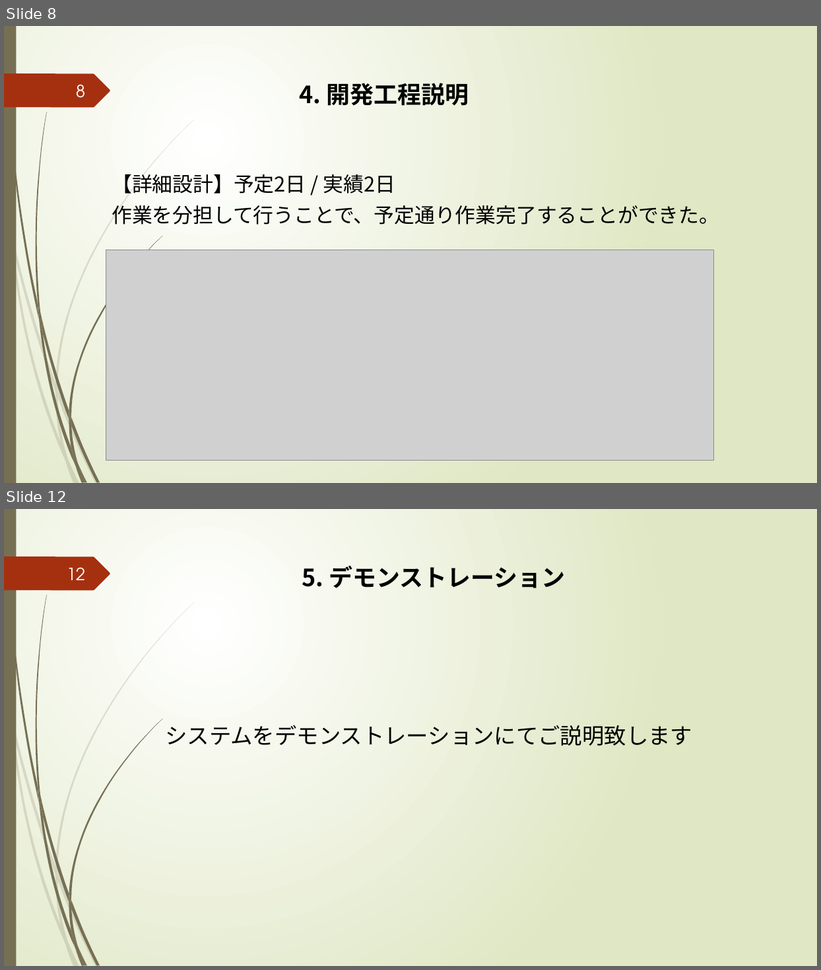
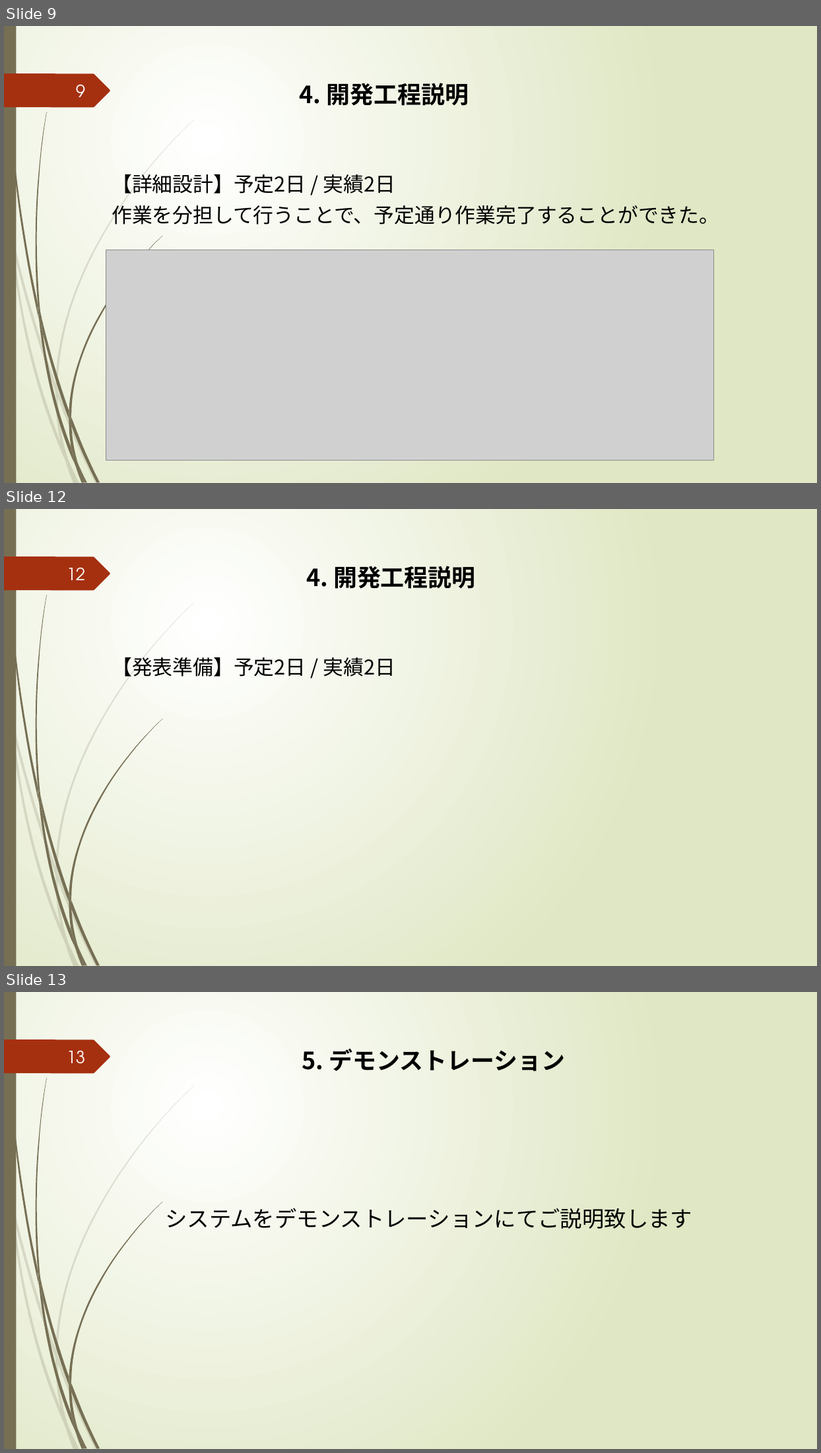
Before and after one commit to k-kuru/team_develop, a slide deck: 05_チーム開発演習_発表会資料/05_チーム開発演習_発表会資料_チーム3.pptx. Shown one above the other, each under a label of ours: slides 8 and 12 before the commit, slides 9, 12 and 13 after it; the slides between them are not shown. The pictures are 821x970 and 821x1453 pixels, drawn with LibreOffice and Linux fonts; fonts in the diff are those of the drawing; grey boxes stand for pictures. Boxes give left, top, right and bottom in pixels: in the first picture for what was removed or moved away, otherwise in the second. Text is boxed around its words. In the diff, an @@ line names an element or a change of style, - is before the commit and + after.

```diff
--- a/05_チーム開発演習_発表会資料/05_チーム開発演習_発表会資料_チーム3.pptx
+++ b/05_チーム開発演習_発表会資料/05_チーム開発演習_発表会資料_チーム3.pptx
@@ slide 12 added at [4,509,817,966], background gradient #FFFFFF to #DFE8C4; not listed: 24 template elements that a slide beside it also shows @@
@@ page number added at [67,567,85,580], 20 pt, text #FFFFFF @@
+12
@@ text added at [306,566,475,589], 28 pt, text #000000, bold @@
+4. 開発工程説明
@@ text added at [112,657,395,677], 24 pt, text #000000 @@
+【発表準備】予定2日 / 実績2日
@@ what was slide 8 is now slide 9 @@
@@ page number at [76,84,85,97]: text changed @@
-8
+9
@@ what was slide 12 is now slide 13 @@
@@ page number at [67,1050,85,1064]: text changed @@
-12
+13
```
Also in this commit, not shown: 6 slides changed, 1 other slide added, 1 slide removed.
